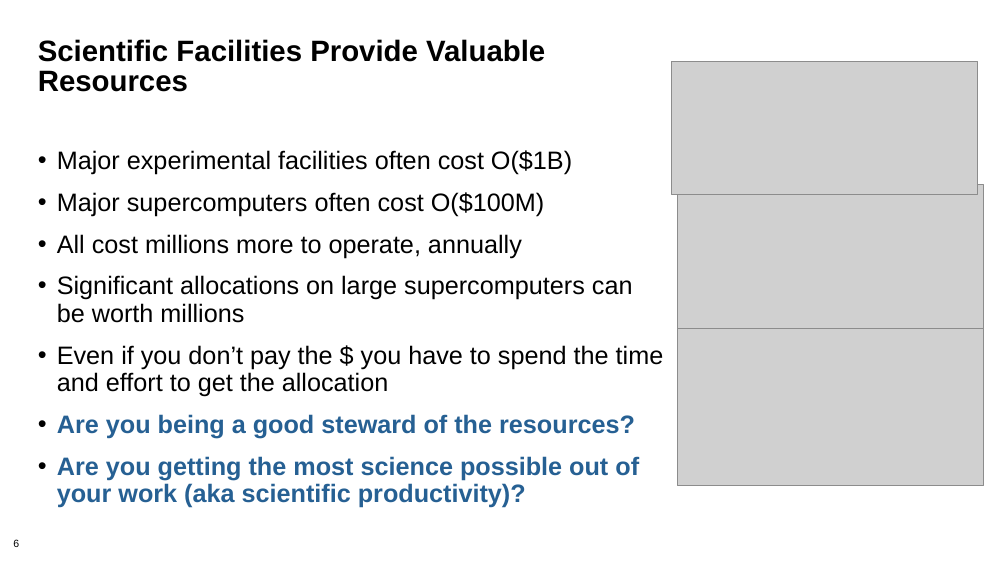
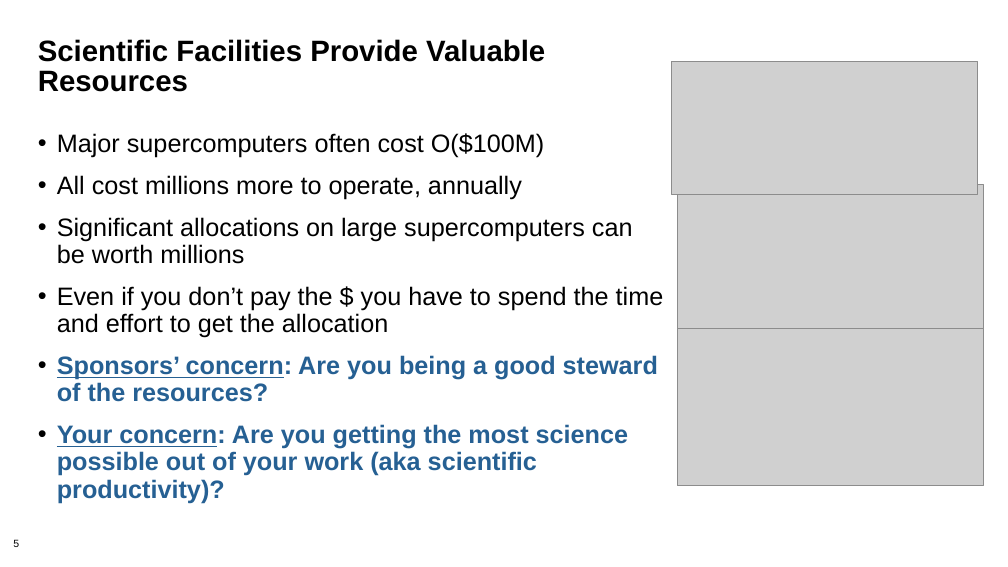
Before and after one commit to betterscientificsoftware/bssw-tutorial, a slide deck: slide 5 of presentations/01-overview.pptx (slide 6 before the commit). Drawn at 1008x567 pixels with LibreOffice and Linux fonts; fonts in the diff are those of the drawing; grey boxes stand for pictures; background and template pictures are left out. Boxes give left, top, right and bottom in pixels: in the first picture for what was removed or moved away, otherwise in the second. Text is boxed around its words. In the diff, an @@ line names an element or a change of style, - is before the commit and + after.

```diff
--- a/presentations/01-overview.pptx
+++ b/presentations/01-overview.pptx
@@ text "Major supercomputers often cost O($100M)": place and size @@
-text "Major supercomputers often cost O($100M)" at [57,150,664,480]
+text "Major supercomputers often cost O($100M)" at [57,133,664,476]
@@ text at [57,150,572,174]: paragraph removed @@
-• Major experimental facilities often cost O($1B)
@@ text at [57,355,658,476]: text changed @@
-• Are you being a good steward of the resources?
-• Are you getting the most science possible out of your work (aka scientific productivity)?
+• Sponsors’ concern: Are you being a good steward of the resources?
+• Your concern: Are you getting the most science possible out of your work (aka scientific productivity)?
@@ page number at [13,539,19,547]: text changed @@
-6
+5
```
Also in this commit, not shown: 5 other slides changed, 8 other files.
